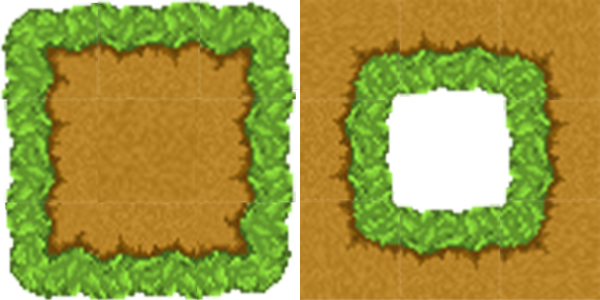
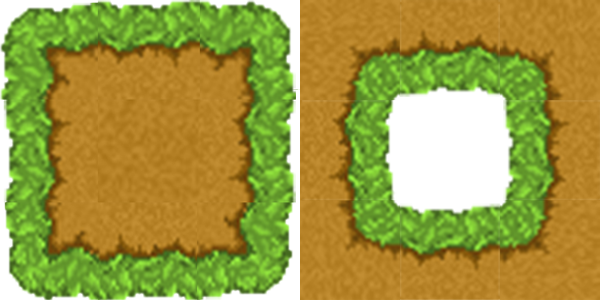
Layered file, before and after one edit (600 x 300). Changes by layer:
added layer "Øverst Venstre Hjørne" above "Top mid" over [0, 0, 100, 100]
added layer "Top mid" above "Øverst Højre Hjørne" over [100, 0, 200, 100]
added layer "Øverst Højre Hjørne" above "Miderst Midt" over [200, 0, 300, 100]
added layer "Miderst Midt" above "Venstre Midt" over [102, 100, 200, 198]
added layer "Venstre Midt" above "Højre Midt" over [3, 100, 98, 200]
added layer "Højre Midt" above "Venstre Bund" over [200, 100, 296, 200]
added layer "Venstre Bund" above "Midter bund" over [3, 200, 100, 300]
added layer "Midter bund" above "Højre bund" over [100, 200, 200, 300]
added layer "Højre bund" above "Venstre top Connetion" over [200, 200, 296, 300]
added layer "Venstre top Connetion" above "Højre Top connection" over [300, 0, 400, 100]
added layer "Højre Top connection" above "Højre bund connection" over [500, 0, 600, 100]
added layer "Højre bund connection" above "Venstre bund connection" over [500, 200, 600, 300]
added layer "Venstre bund connection" above "Layer 1" over [300, 200, 400, 300]
